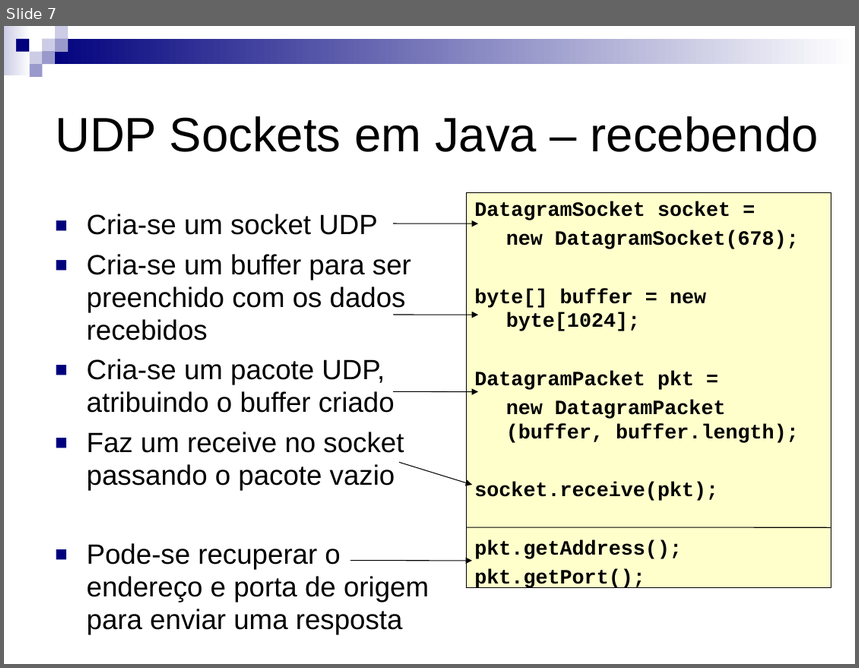
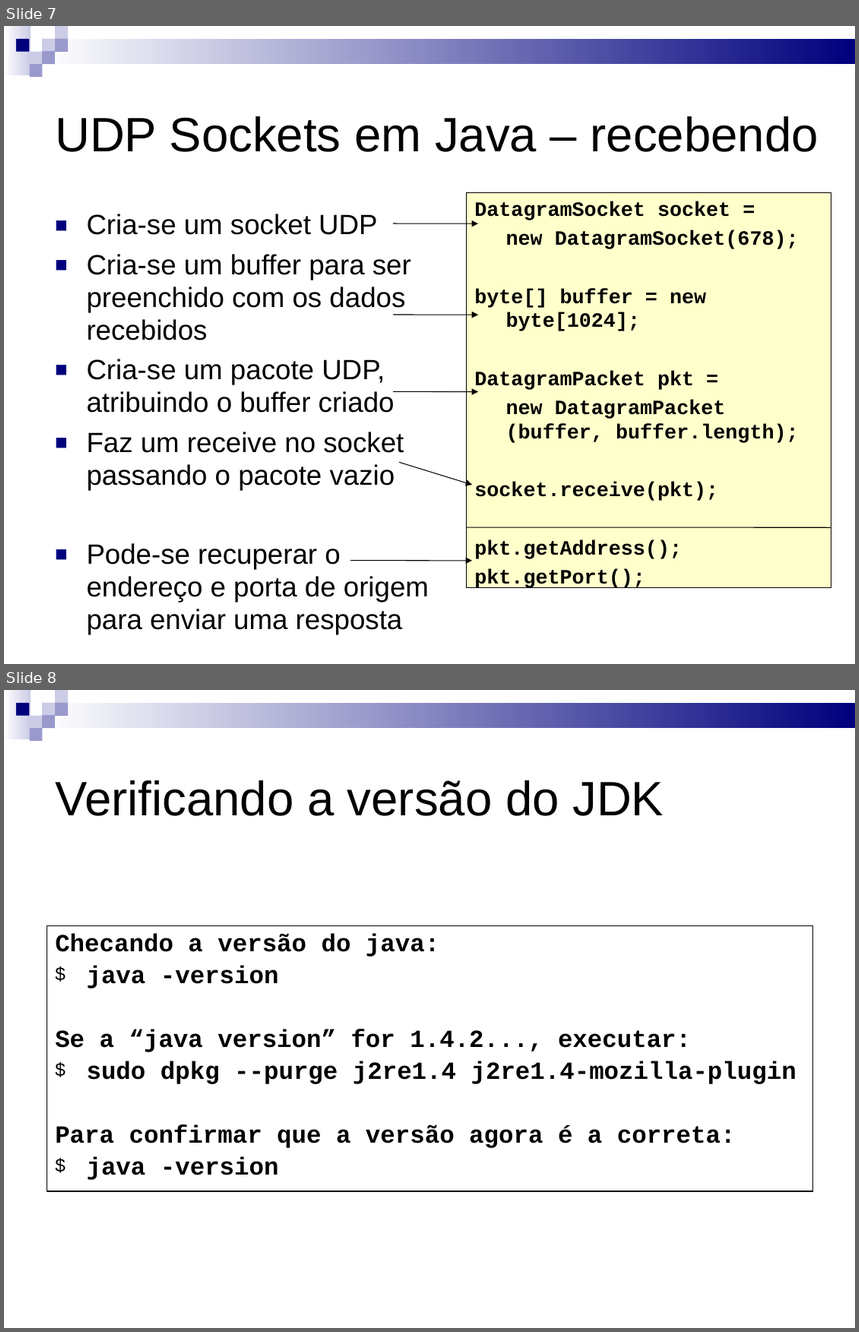
Before and after one commit to kdubezerra/kdubezerra, a slide deck: AD/slides_sisop2_pratica.ppt. Shown one above the other, each under a label of ours: slide 7 before the commit, slides 7 and 8 after it. The pictures are 859x668 and 859x1332 pixels, drawn with LibreOffice and Linux fonts; fonts in the diff are those of the drawing. Boxes give left, top, right and bottom in pixels: in the first picture for what was removed or moved away, otherwise in the second. Text is boxed around its words. In the diff, an @@ line names an element or a change of style, - is before the commit and + after.

```diff
--- a/AD/slides_sisop2_pratica.ppt
+++ b/AD/slides_sisop2_pratica.ppt
@@ slide 8 added at [4,690,855,1328], background #FFFFFF; not listed: 9 template elements that a slide beside it also shows @@
@@ title added at [55,780,664,816], 45 pt, text #000000 @@
+Verificando a versão do JDK
@@ text added at [47,926,813,1192], outline #000000 0.74 pt, 23 pt, text #000000, bold @@
+Checando a versão do java:
+$ java -version
+Se a “java version” for 1.4.2..., executar:
+$ sudo dpkg --purge j2re1.4 j2re1.4-mozilla-plugin
+Para confirmar que a versão agora é a correta:
+$ java -version
@@ slide 7 changed as well @@
@@ rectangle at [4,26,31,75]: fill gradient #FFFFFF to #CCCCE6 to gradient #CCCCE6 to #FFFFFF @@
@@ rectangle at [43,38,855,64]: fill gradient #FFFFFF to #00007D to gradient #00007D to #FFFFFF @@
```
Also in this commit, not shown: 28 other slides changed, 1 other slide added, 1 slide removed, 6 other files.
